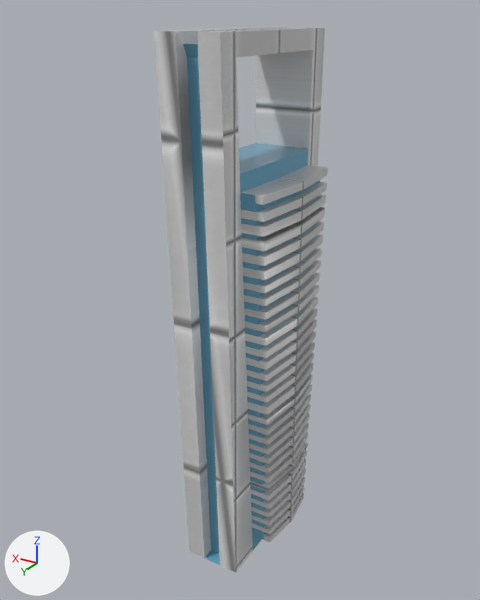
The FBX model Assets/Models/Torre_Gob.fbx, before and after one commit.
The view is the same before and after, from a 50 mm camera at (-3.63, 6.94, 7.05) aimed at (0.47, 0.11, 3.63). The lights are fixed; the arrows at lower left show +X, +Y and +Z. The older version comes first. Where no turn or scale is listed for an object, it has been applied to the vertices.

The scene before the commit, as lines of its bpy script (objects in view):
```python
me_cube_880 = bpy.data.meshes.new('Cube.880')
me_cube_880.from_pydata(...)  # 1928 vertices, 1928 faces; spans x -0.35..0.78, y -1.13..1.25, z -0.02..6.89
# faces by material slot: [1478, 450]
me_cube_880.materials.append(mat_square_white_tiles)
me_cube_880.materials.append(mat_building_4_windows)  # blue #69a7c5
ob_cube_875 = bpy.data.objects.new('Cube.875', me_cube_880)
ob_cube_875.location = (0.0, 0.0, 0.0)
```
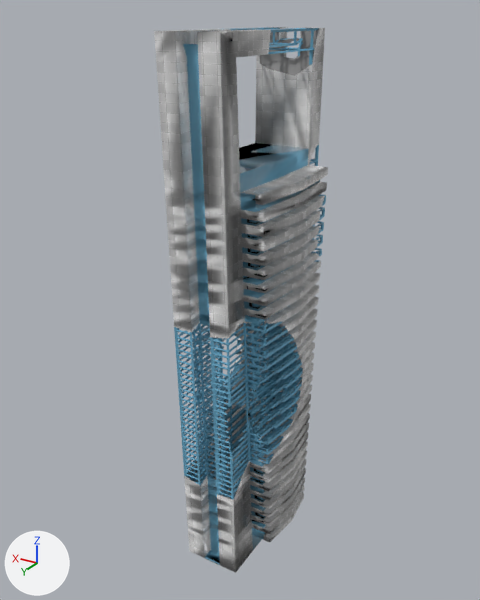
Patch to the scene script:
```diff
--- a/Assets/Models/Torre_Gob.fbx.py
+++ b/Assets/Models/Torre_Gob.fbx.py
@@ me_cube_880 @@
 # used by ob_cube_875; location = (0.0, 0.0, 0.0)
-me_cube_880.from_pydata(...)  # 1928 vertices, 1928 faces; spans x -0.35..0.78, y -1.13..1.25, z -0.02..6.89
+me_cube_880.from_pydata(...)  # 12533 vertices, 16850 faces; spans x -0.35..0.78, y -1.13..1.25, z -0.04..6.89
+# me_cube_880 part 1: 2 vertices moved within x -0.1..0.0, y 0.64..0.69, z 1.67..2.45; 77 vertices removed from x -0.28..0.78, y -1.11..1.1, z 1.98..5.28; 10682 vertices added at x -0.35..0.78, y -1.12..1.24, z -0.04..6.89
+# me_cube_880 part 2: 1033 kept faces spanning x -0.35..0.78, y -1.13..1.25, z -0.02..6.89 get new texture (UV) coordinates
 me_cube_880.materials.append(mat_square_white_tiles)
```

Changed parts and their boxes [x1, y1, x2, y2] in the pictures (480 x 600 px):
part 1 of me_cube_880, cut back
    before: [213, 354, 298, 464]
    after: [174, 27, 326, 565]
part 2 of me_cube_880, surface changed
    both: [154, 30, 328, 573]
